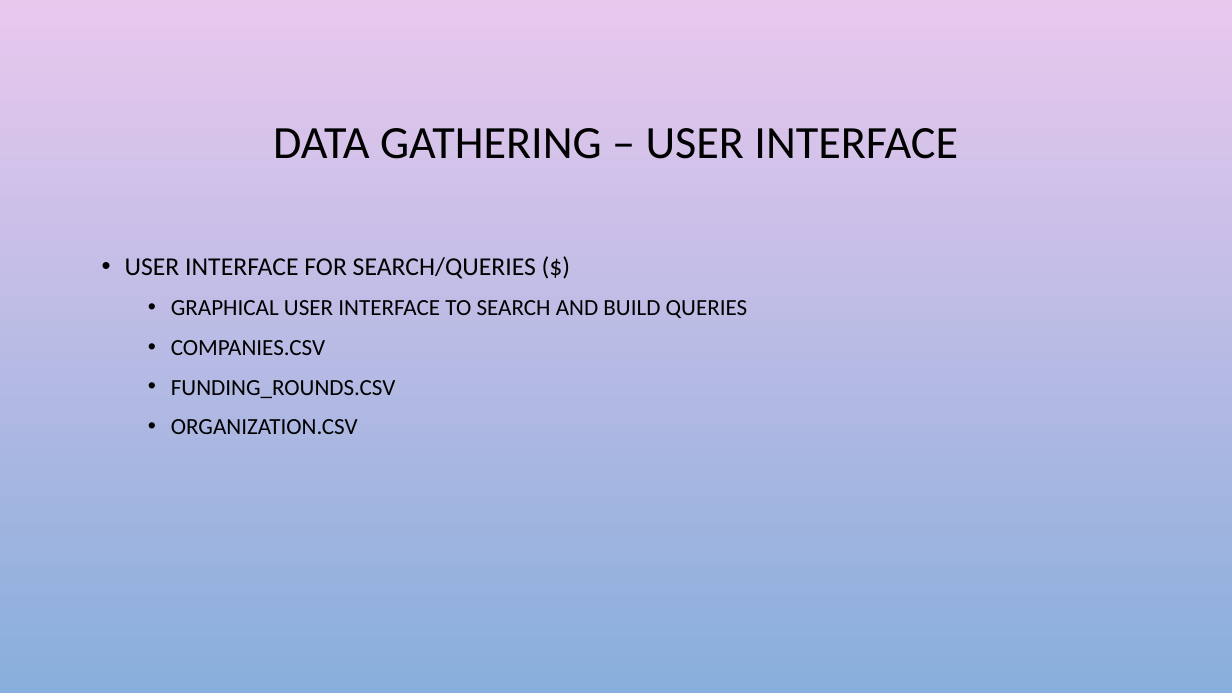
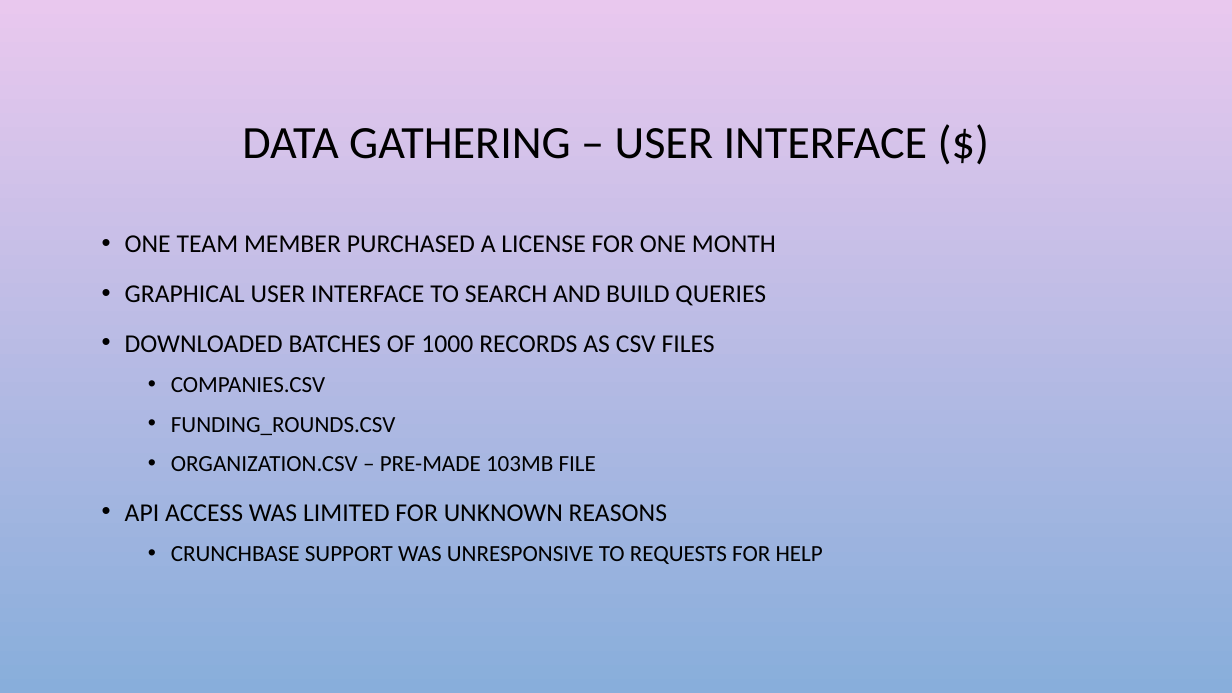
Before and after one commit to chrisg4github/Project-1-Crunch-Team, a slide deck: slide 4 of PowerPoint/Data visualization & Analytics_chrisg.pptx (slide 5 before the commit). Drawn at 1232x693 pixels with LibreOffice and Linux fonts; fonts in the diff are those of the drawing; background and template pictures are left out. Boxes give left, top, right and bottom in pixels: in the first picture for what was removed or moved away, otherwise in the second. Text is boxed around its words. In the diff, an @@ line names an element or a change of style, - is before the commit and + after.

```diff
--- a/PowerPoint/Data visualization & Analytics_chrisg.pptx
+++ b/PowerPoint/Data visualization & Analytics_chrisg.pptx
@@ title at bbox=[242, 128, 928, 159]: text changed @@
-DATA GATHERING – USER INTERFACE
+DATA GATHERING – USER INTERFACE ($)
@@ text "ONE TEAM MEMBER PURCHASED A ...": place and size @@
-text "ONE TEAM MEMBER PURCHASED A ..." at bbox=[125, 257, 748, 434]
+text "ONE TEAM MEMBER PURCHASED A ..." at bbox=[125, 235, 823, 564]
@@ text at bbox=[125, 235, 776, 252]: text changed @@
-• USER INTERFACE FOR SEARCH/QUERIES ($)
+• ONE TEAM MEMBER PURCHASED A LICENSE FOR ONE MONTH
@@ text at bbox=[125, 285, 766, 306]: size 18 to 20 pt in "GRAPHICAL USER INTERFACE TO SEARCH AND BUILD ..."; list level 2 to 1 in "GRAPHICAL USER INTERFACE TO SEARCH ..." @@
@@ text at bbox=[125, 335, 715, 352]: paragraph added @@
+• DOWNLOADED BATCHES OF 1000 RECORDS AS CSV FILES
@@ text at bbox=[125, 456, 823, 564]: text changed @@
-  • ORGANIZATION.CSV
+  • ORGANIZATION.CSV – PRE-MADE 103MB FILE
+• API ACCESS WAS LIMITED FOR UNKNOWN REASONS
+  • CRUNCHBASE SUPPORT WAS UNRESPONSIVE TO REQUESTS FOR HELP
```
Also in this commit, not shown: 9 other slides changed, 1 slide added, 1 slide removed, 19 other files.
